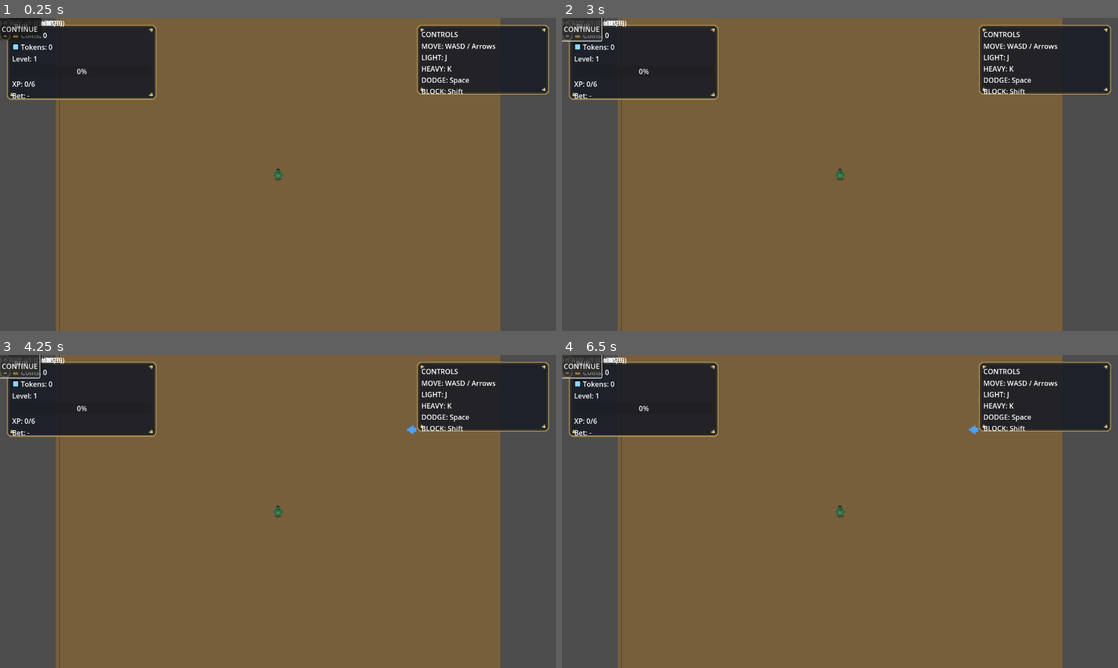
Above: before the commit, frames 1-4 (two rows, left to right).
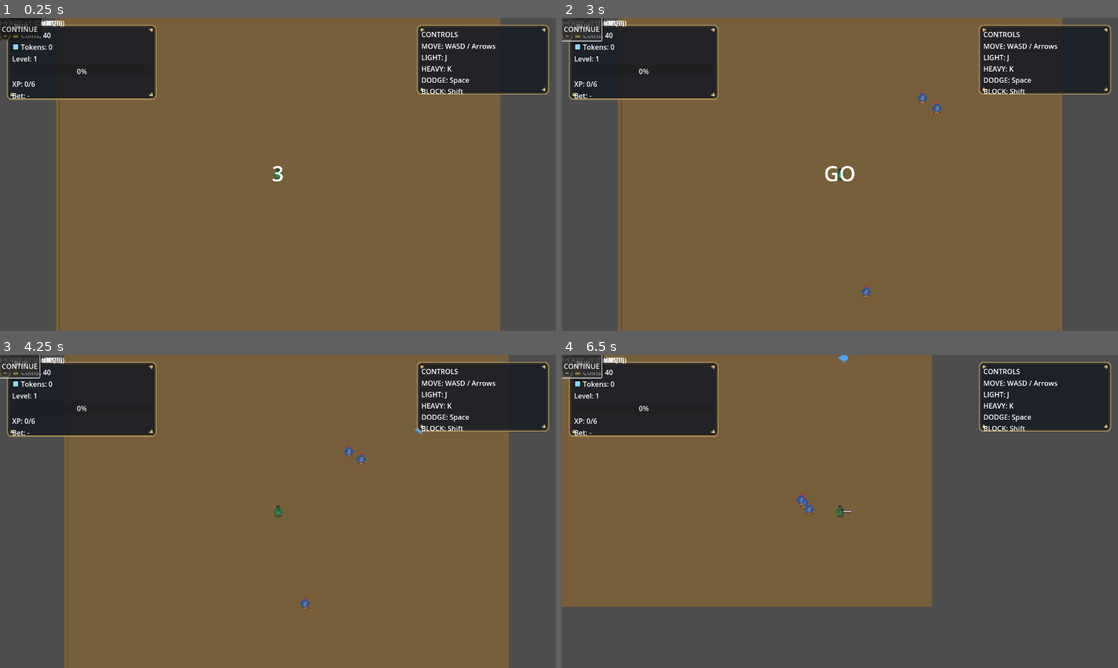
Above: after the commit, the same moments.

Repository: Faratas410/Gallicus-2.0
Game: Godot game, scene res://scenes/Main.tscn
The game is run twice, just before and just after one commit, with the same random seed, the same clock (stepped at 60 frames per second) and the same inputs.
Inputs:
- Up to frame 1 (0.25 s): no input
- Up to frame 2 (3 s): click "CONTINUE" at 0.5 s; click "CONTINUE" at 1.25 s; click "BUY" at 2 s; click "BUY" at 2.75 s
- Up to frame 3 (4.25 s): click "BUY" at 3.5 s
- Up to frame 4 (6.5 s): tap Enter at 4.25 s; hold D (move_right, bound only after the commit) 4.28-5.03 s; tap K (attack_heavy, bound only after the commit) at 4.35 s; hold S (move_down, bound only after the commit) 5.03-5.78 s; tap J (attack_light, bound only after the commit) at 5.1 s; hold D (move_right, bound only after the commit) from 5.78 s (still down); hold L (block, bound only after the commit) from 5.78 s (still down)

The runs differ from the first frame. In frame 1, less than 0.1% of the frame differs, in the area x 7-51%, y 4-53%; in frame 2, 0.3%; in frame 3, 2.6%; in frame 4, 37%, in the area x 0-90%, y 0-100%.
Error before the commit: Parse Error: Cannot infer the type of "extra" variable because the value doesn't have a set type. (res://scripts/systems/run_manager.gd:427)

Commit message:
Fix type inference in run manager XP

Diff:
--- a/scripts/systems/run_manager.gd
+++ b/scripts/systems/run_manager.gd
@@ -424,7 +424,7 @@
 	var last := 5
 	if exp_curve.size() > 0:
 		last = int(exp_curve[exp_curve.size() - 1])
-	var extra := (idx - max(exp_curve.size() - 1, 0)) * max(exp_curve_tail_step, 1)
+	var extra: int = (idx - maxi(exp_curve.size() - 1, 0)) * maxi(exp_curve_tail_step, 1)
 	return last + extra
 
 func _check_level_up() -> bool:
